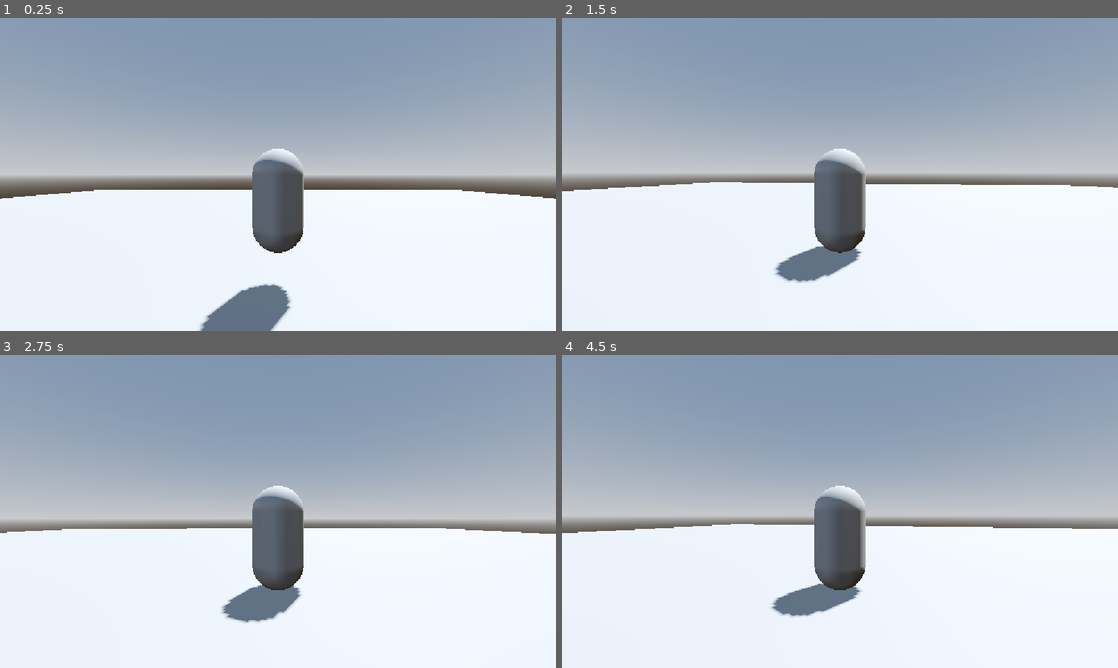
Above: before the commit, frames 1-4 (two rows, left to right).
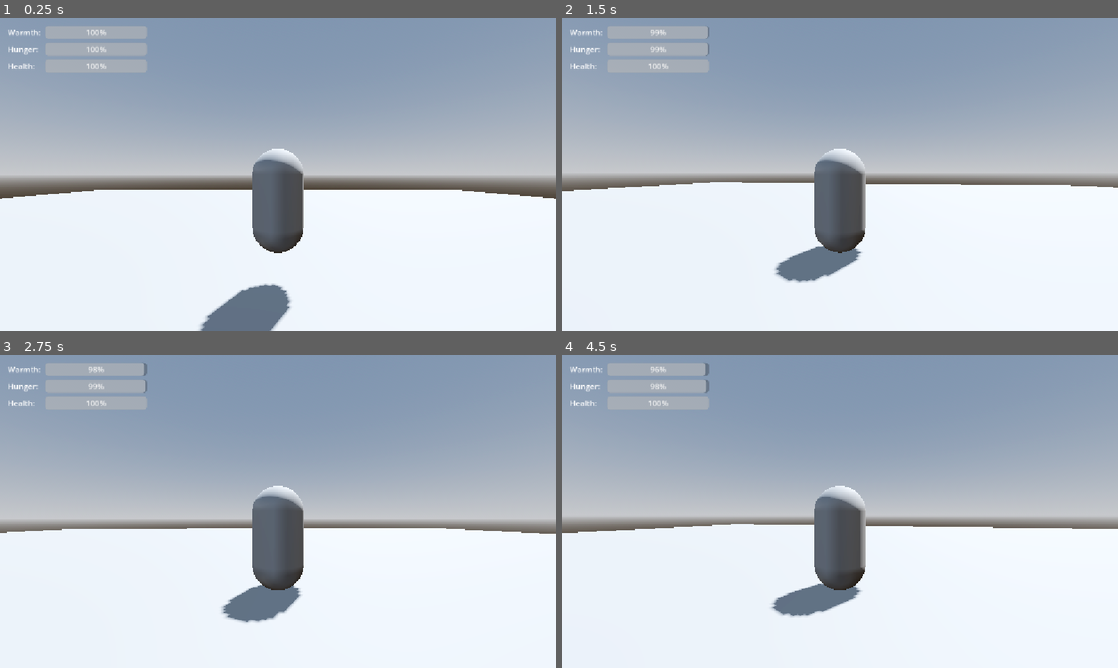
Above: after the commit, the same moments.

Repository: jekkelock/cozy-survival-game
Game: Godot game, scene res://scenes/world/Main.tscn
The game is run twice, just before and just after one commit, with the same random seed, the same clock (stepped at 60 frames per second) and the same inputs. The project has no main scene, so this scene is started directly.
Inputs (mouse positions are in pixels of both pictures, inside the frame that each line leads up to):
- Up to frame 1 (0.25 s): no input
- Up to frame 2 (1.5 s): move the mouse to (867, 174) at 0.52 s; tap Enter at 1.25 s; move the mouse to (812, 174) at 1.27 s
- Up to frame 3 (2.75 s): tap Space at 2 s; move the mouse to (289, 505) at 2.02 s
- Up to frame 4 (4.5 s): move the mouse to (834, 517) at 2.77 s; tap Enter at 3.5 s; move the mouse to (878, 514) at 3.52 s; tap Space at 4.25 s; move the mouse to (795, 508) at 4.27 s

The runs differ from the first frame. In frame 1, 2.1% of the frame differs, in the area x 1-27%, y 2-18%; in frame 2, 2.0%; in frame 3, 2.2%; in frame 4, 2.2%.

Commit message:
fix: add HUD instance to Main scene and adjust layout styling
Co-authored-by: aider (gemini/gemini-3.8-flash) <aider@aider.chat>

Diff:
--- a/scenes/ui/HUD.tscn
+++ b/scenes/ui/HUD.tscn
@@ -3,11 +3,13 @@
 [ext_resource type="Script" path="res://scripts/ui/hud.gd" id="1_a2b3c"]
 
 [node name="HUD" type="CanvasLayer"]
+layer = 1
 script = ExtResource("1_a2b3c")
 
 [node name="MarginContainer" type="MarginContainer" parent="."]
-offset_right = 260.0
-offset_bottom = 104.0
+anchors_preset = 0
+offset_right = 320.0
+offset_bottom = 120.0
 theme_override_constants/margin_left = 16
 theme_override_constants/margin_top = 16
 theme_override_constants/margin_right = 16
@@ -22,12 +24,12 @@
 theme_override_constants/separation = 8
 
 [node name="Label" type="Label" parent="MarginContainer/VBoxContainer/WarmthRow"]
-custom_minimum_size = Vector2(60, 0)
+custom_minimum_size = Vector2(70, 0)
 layout_mode = 2
 text = "Warmth:"
 
 [node name="WarmthBar" type="ProgressBar" parent="MarginContainer/VBoxContainer/WarmthRow"]
-custom_minimum_size = Vector2(160, 20)
+custom_minimum_size = Vector2(180, 24)
 layout_mode = 2
 size_flags_horizontal = 3
 size_flags_vertical = 4
@@ -40,12 +42,12 @@
 theme_override_constants/separation = 8
 
 [node name="Label" type="Label" parent="MarginContainer/VBoxContainer/HungerRow"]
-custom_minimum_size = Vector2(60, 0)
+custom_minimum_size = Vector2(70, 0)
 layout_mode = 2
 text = "Hunger:"
 
 [node name="HungerBar" type="ProgressBar" parent="MarginContainer/VBoxContainer/HungerRow"]
-custom_minimum_size = Vector2(160, 20)
+custom_minimum_size = Vector2(180, 24)
 layout_mode = 2
 size_flags_horizontal = 3
 size_flags_vertical = 4
@@ -58,12 +60,12 @@
 theme_override_constants/separation = 8
 
 [node name="Label" type="Label" parent="MarginContainer/VBoxContainer/HealthRow"]
-custom_minimum_size = Vector2(60, 0)
+custom_minimum_size = Vector2(70, 0)
 layout_mode = 2
 text = "Health:"
 
 [node name="HealthBar" type="ProgressBar" parent="MarginContainer/VBoxContainer/HealthRow"]
-custom_minimum_size = Vector2(160, 20)
+custom_minimum_size = Vector2(180, 24)
 layout_mode = 2
 size_flags_horizontal = 3
 size_flags_vertical = 4
--- a/scenes/world/Main.tscn
+++ b/scenes/world/Main.tscn
@@ -1,6 +1,7 @@
 [gd_scene format=3 uid="uid://c8m8x001gjyhm"]
 
-[ext_resource type="PackedScene" path="res://scenes/player/Player.tscn" id="1_w3y0d"]
+[ext_resource type="PackedScene" uid="uid://cbp1qxyk1w3u1" path="res://scenes/player/Player.tscn" id="1_w3y0d"]
+[ext_resource type="PackedScene" uid="uid://bvyg7quepkcmr" path="res://scenes/ui/HUD.tscn" id="2_h8m21"]
 
 [sub_resource type="ProceduralSkyMaterial" id="ProceduralSkyMaterial_1"]
 
@@ -29,3 +30,5 @@
 
 [node name="Player" parent="." instance=ExtResource("1_w3y0d")]
 transform = Transform3D(1, 0, 0, 0, 1, 0, 0, 0, 1, 0, 1, 0)
+
+[node name="HUD" parent="." instance=ExtResource("2_h8m21")]
--- a/scripts/ui/hud.gd
+++ b/scripts/ui/hud.gd
@@ -7,6 +7,9 @@
 
 
 func _ready() -> void:
+	print("HUD initialized")
+	update_stats(100.0, 100.0, 100.0)
+
 	var player: PlayerController = get_tree().get_first_node_in_group("player") as PlayerController
 	if player == null:
 		player = _find_player_in_tree(get_tree().root)
